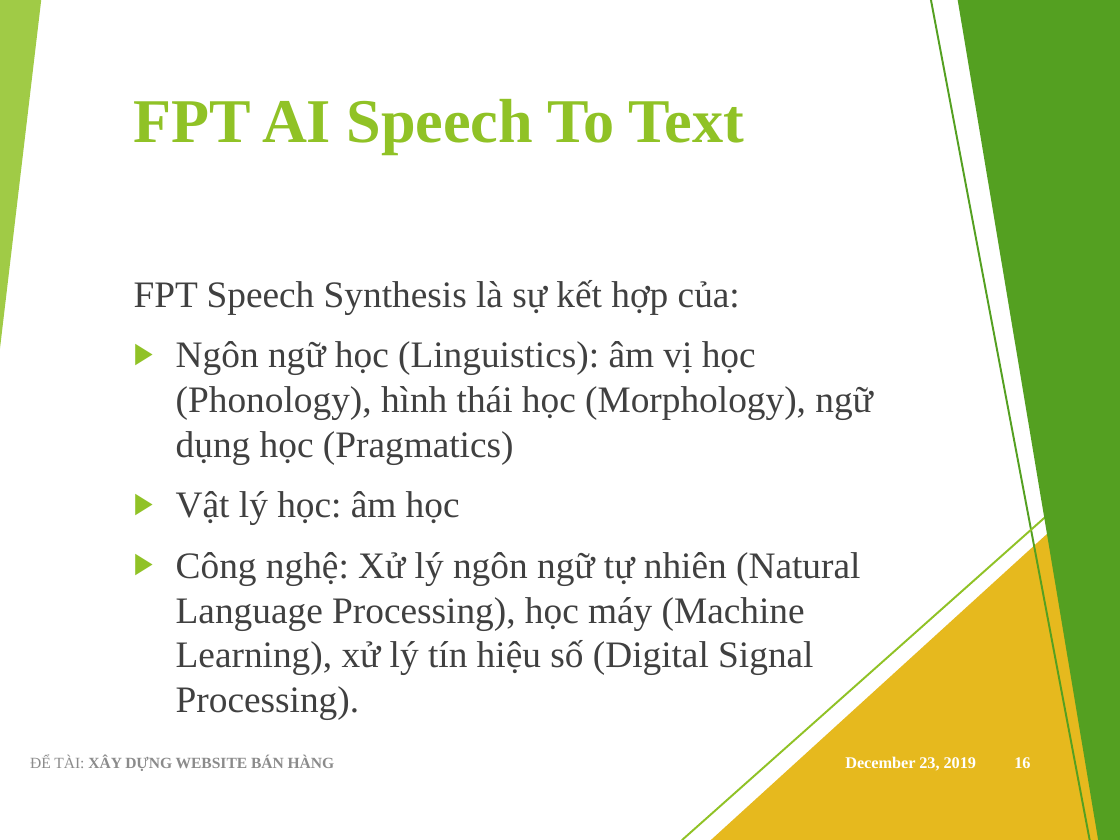
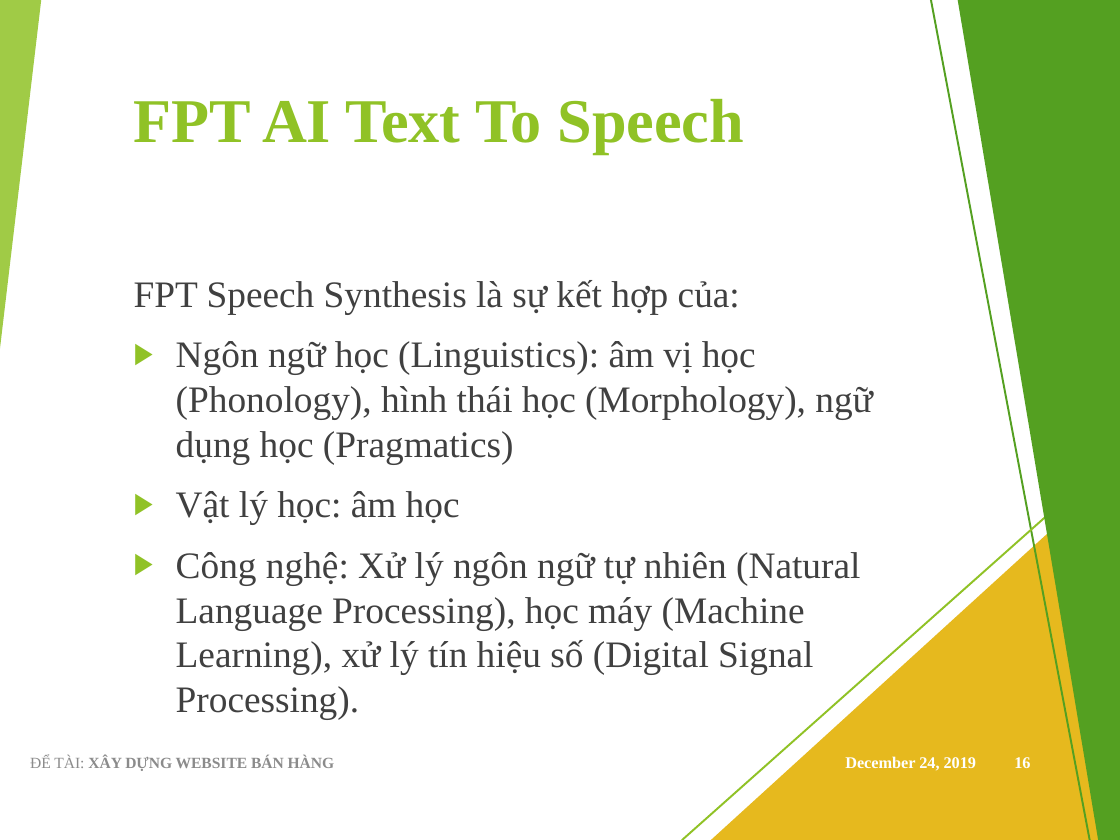
Before and after one commit to viet97/doandocs, a slide deck: slide 16 of DATN_Presentation.pptx. Drawn at 1120x840 pixels with LibreOffice and Linux fonts; fonts in the diff are those of the drawing. Boxes give left, top, right and bottom in pixels: in the first picture for what was removed or moved away, otherwise in the second. Text is boxed around its words. In the diff, an @@ line names an element or a change of style, - is before the commit and + after.

```diff
--- a/DATN_Presentation.pptx
+++ b/DATN_Presentation.pptx
@@ title at (134,99,744,154): text changed @@
-FPT AI Speech To Text
+FPT AI Text To Speech
@@ text at (845,756,977,771): text changed @@
-December 23, 2019
+December 24, 2019
```
Also in this commit, not shown: 20 other slides changed.
